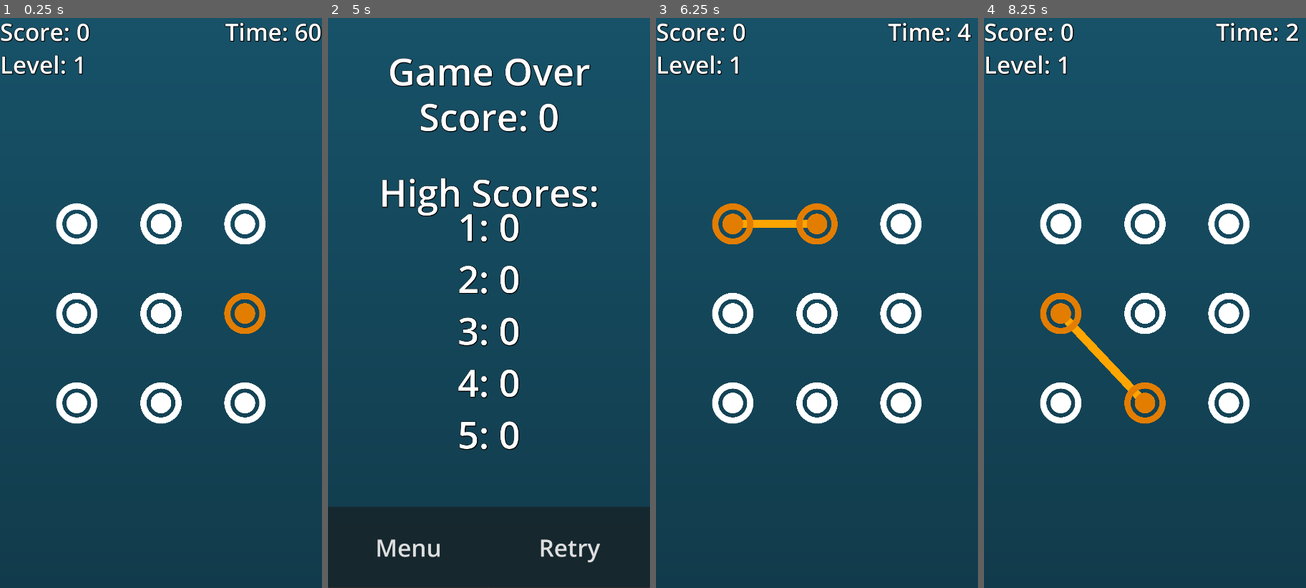
Above: before the commit, frames 1-4 (left to right).
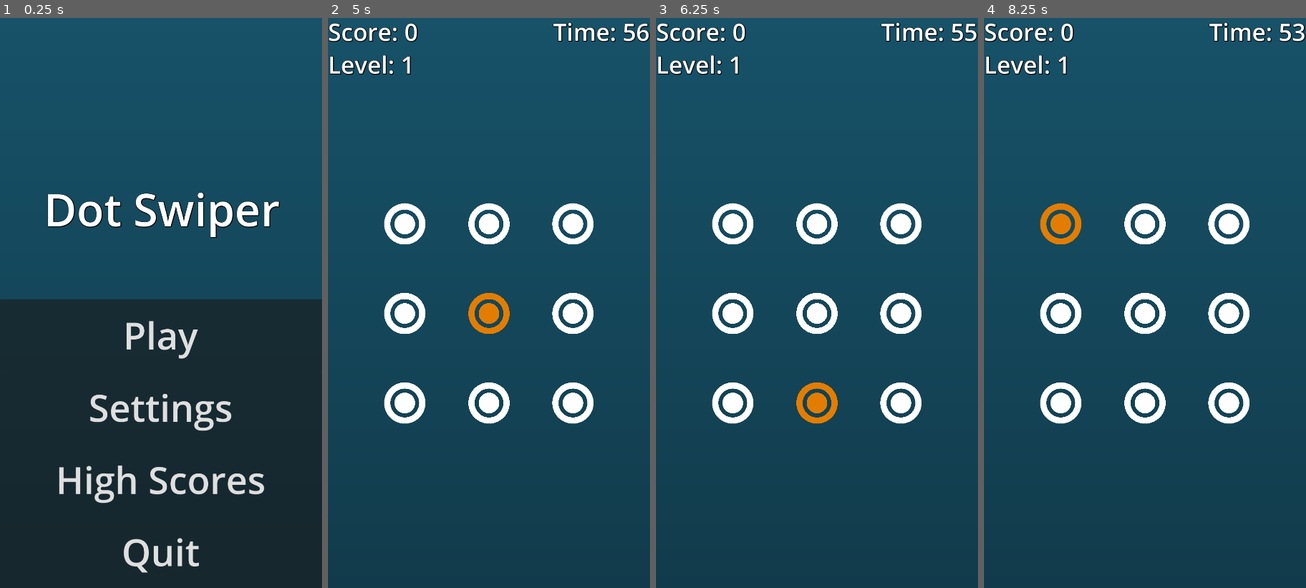
Above: after the commit, the same moments.

Repository: tJamesD/dot-line-matcher
Game: Godot game, scene res://Scenes/menu.tscn
Two runs of this game, one before a commit and one after it. Both use one fixed random seed, a clock stepped at 60 frames per second and the inputs below. Before the commit the project starts from res://Scenes/main.tscn.
Inputs (mouse positions are in pixels of both pictures, inside the frame that each line leads up to):
- Up to frame 1 (0.25 s): no input
- Up to frame 2 (5 s): click (489, 337) at 0.5 s, where only the run after the commit has a clickable "Play"; tap Enter at 1.25, 4.25 s; move the mouse to (405, 223) at 1.27 s; move the mouse to (489, 223) at 2.02 s; move the mouse to (572, 223) at 2.77 s; tap Space at 3.5 s; move the mouse to (405, 314) at 3.52 s; move the mouse to (489, 314) at 4.27 s
- Up to frame 3 (6.25 s): click (897, 548) at 5 s, where only the run before the commit has a clickable "Retry"; move the mouse to (900, 314) at 5.77 s
- Up to frame 4 (8.25 s): tap Space at 6.5 s; move the mouse to (1061, 405) at 6.52 s; move the mouse to (1145, 405) at 7.27 s; tap Enter at 8 s; move the mouse to (1228, 405) at 8.02 s

The runs differ from the first frame. In frame 1, 55% of the frame differs, in the area x 0-100%, y 0-100%; in frame 2, 26%; in frame 3, 2.5%; in frame 4, 2.7%.

Commit message:
idk but not pushed so pushing

Diff:
--- a/Scenes/main.tscn
+++ b/Scenes/main.tscn
@@ -92,7 +92,6 @@
 
 [node name="DotManager" type="Node2D" parent="."]
 script = ExtResource("1_bo1nx")
-timer = 5
 time_increase_amount = 5
 animation_timer = 0.75
 
--- a/project.godot
+++ b/project.godot
@@ -11,7 +11,7 @@
 [application]
 
 config/name="DotLineMatcher"
-run/main_scene="uid://btt8t0iqov2lk"
+run/main_scene="uid://duw2nc0y1k4mg"
 config/features=PackedStringArray("4.4", "Mobile")
 config/icon="res://icon.svg"
 
Not shown, changed: APK/DotLineMatcher.apk
Not shown, changed: APK/DotLineMatcher.apk.idsig
